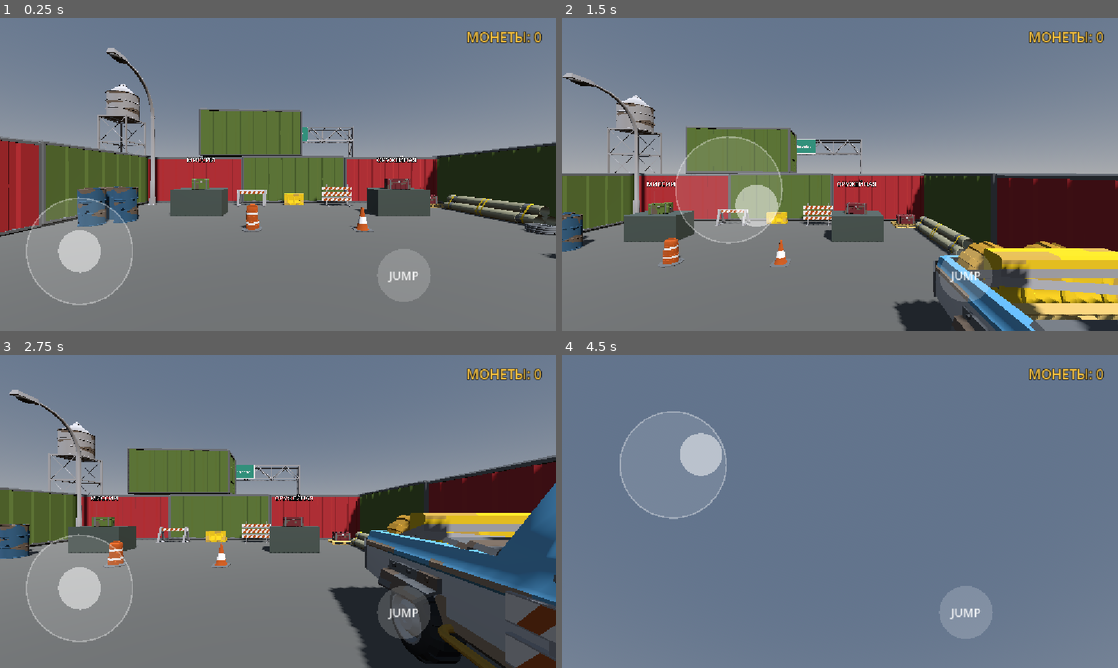
Above: before the commit, frames 1-4 (two rows, left to right).
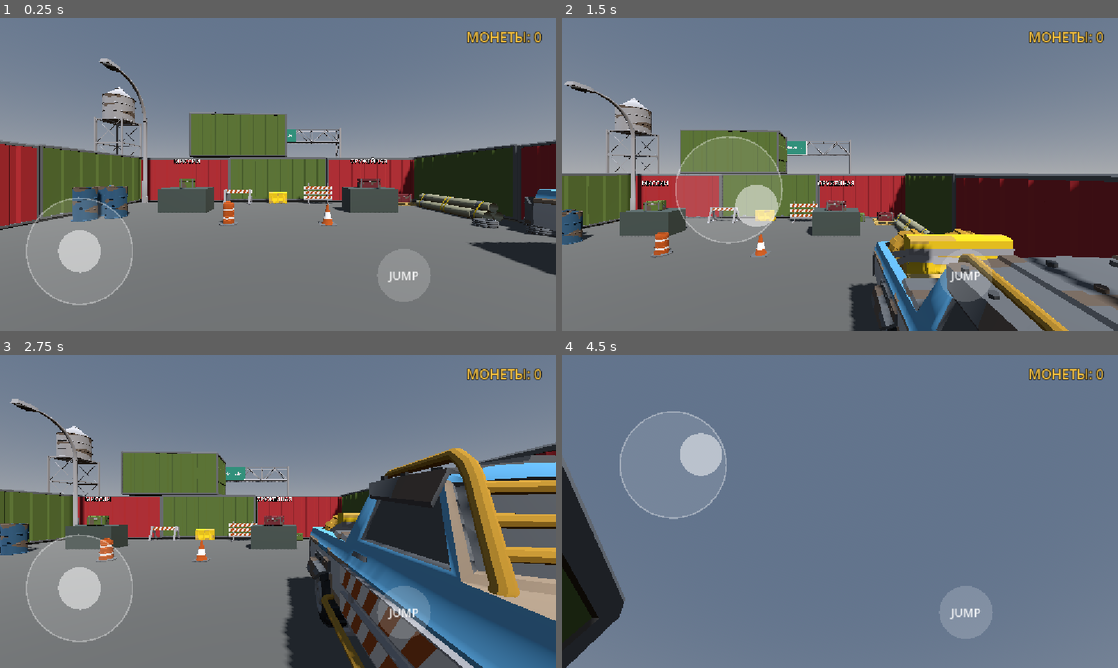
Above: after the commit, the same moments.

Repository: gsmboss/dead-zone
Game: Godot game, scene res://hub/hub.tscn
Two runs of this game, one before a commit and one after it. Both use one fixed random seed, a clock stepped at 60 frames per second and the inputs below.
Inputs (mouse positions are in pixels of both pictures, inside the frame that each line leads up to):
- Up to frame 1 (0.25 s): no input
- Up to frame 2 (1.5 s): tap Enter at 0.5 s; move the mouse to (962, 158) at 0.52 s; hold D (move_right) 0.53-1.25 s; hold F (fire) 0.53-1.25 s; click (962, 158) at 0.67 s; tap Space (jump) at 0.77 s; drag from (728, 190) to (812, 237) at 1.27 s
- Up to frame 3 (2.75 s): move the mouse to (333, 442) at 2.02 s; hold D (move_right) from 2.03 s (still down); tap Q (switch_weapon) at 2.1 s
- Up to frame 4 (4.5 s): release D (move_right) at 2.75 s; drag from (812, 574) to (673, 464) at 2.77 s; tap Space (jump) at 3.5, 3.77 s; move the mouse to (1006, 558) at 3.52 s; hold A (move_left) 3.53-4.25 s; hold F (fire) 3.53-4.25 s; tap Enter at 4.25 s; drag from (673, 464) to (756, 433) at 4.27 s

The runs differ from the first frame. In frame 1, 14% of the frame differs, in the area x 0-100%, y 9-83%; in frame 2, 21%; in frame 3, 34%, in the area x 0-100%, y 11-100%; in frame 4, 4.1%.

Commit message:
Камера игрока в центре головы: убран сдвиг (-0.85, 0, -0.67)
Камера стояла на 0.85 м левее и 0.67 м впереди тела, поэтому у стен и предметов
она проходила сквозь них (вид изнутри контейнера, огромные надписи вплотную).

Co-Authored-By: Claude Opus 5.5 <noreply@anthropic.com>
Claude-Session: https://claude.ai/code/session_01G1gCmS2E8ZErZBTzgNYfo8

Diff:
--- a/player/player.tscn
+++ b/player/player.tscn
@@ -23,7 +23,6 @@
 transform = Transform3D(1, 0, 0, 0, 1, 0, 0, 0, 1, 0, 1.6, 0)
 
 [node name="Camera3D" type="Camera3D" parent="Head" unique_id=711744397]
-transform = Transform3D(1, 0, 0, 0, 1, 0, 0, 0, 1, -0.85144174, 0, -0.6711168)
 
 [node name="WeaponManager" type="Node3D" parent="Head/Camera3D" unique_id=823534231]
 script = ExtResource("2_g6k8r")
